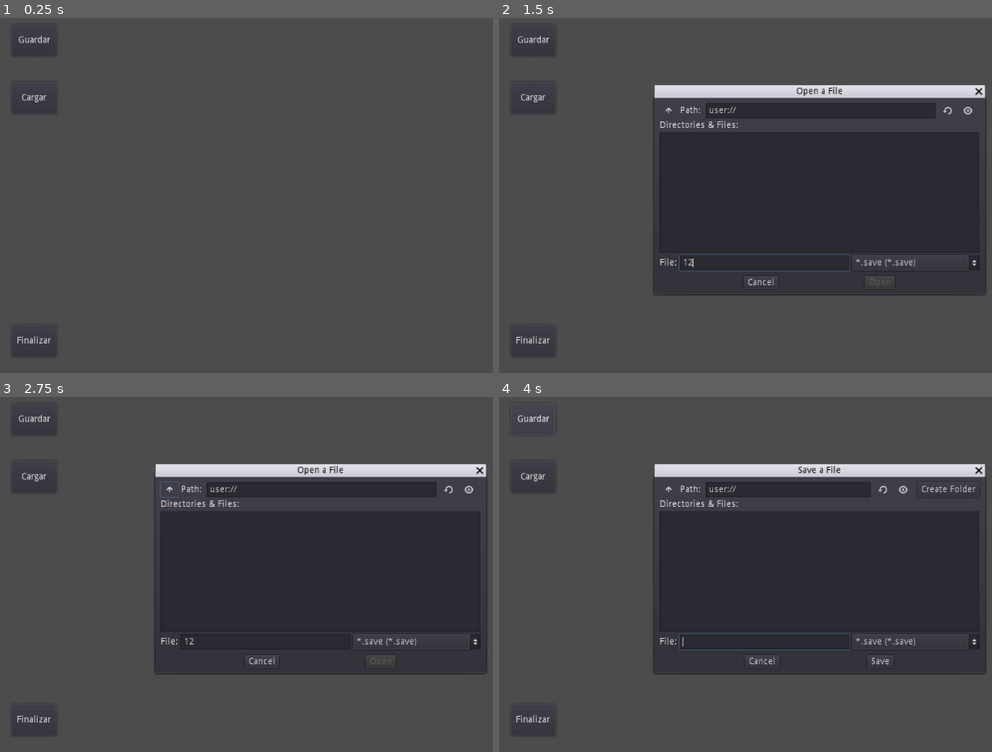
Above: before the commit, frames 1-4 (two rows, left to right).
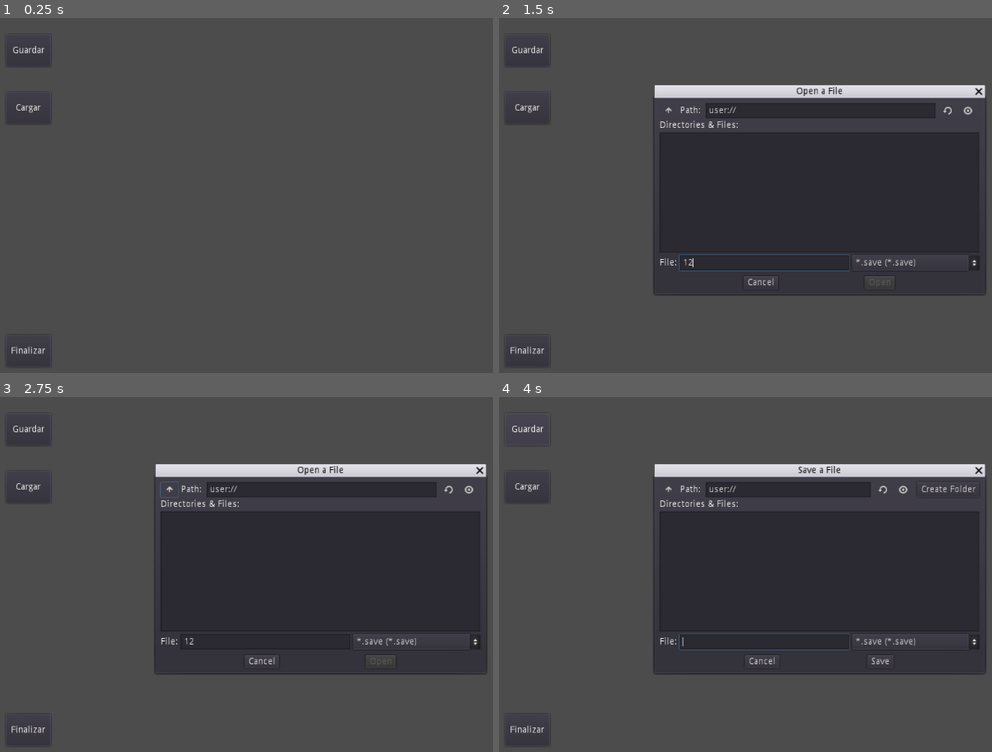
Above: after the commit, the same moments.

Repository: SergioJimenezM/EditorDeMapas
Game: Godot game, scene res://mapaProvicional.tscn
The game is run twice, just before and just after one commit, with the same random seed, the same clock (stepped at 60 frames per second) and the same inputs.
Inputs (mouse positions are in pixels of both pictures, inside the frame that each line leads up to):
- Up to frame 1 (0.25 s): no input
- Up to frame 2 (1.5 s): click "Cargar" at 0.5 s; click (765, 262) at 1.27 s; type "12" at 1.35 s
- Up to frame 3 (2.75 s): click (167, 489) at 2 s
- Up to frame 4 (4 s): click (666, 489) at 2.75 s; click "Guardar" at 3.5 s

The runs differ from the first frame. In frame 1, 0.4% of the frame differs, in the area x 1-11%, y 4-99%; in frame 2, 0.4%; in frame 3, 0.4%; in frame 4, 0.4%.

Commit message:
reparada la camara

Diff:
--- a/scripts/camara.gd
+++ b/scripts/camara.gd
@@ -3,6 +3,8 @@
 export var velocidadDeLaCamara = 15
 
 func _process(delta):
+	var posicion =  get_global_position()
+	var botonera = $botonera.get_global_position()
 	#Guarda un bit hacia la direccion del movimiento en eje X
 	var moverX = int(Input.is_action_pressed("ui_left")) - int(Input.is_action_pressed("ui_right"))
 	#guarda un bit hacia la direccion del movimiento en eje Y
@@ -10,17 +12,22 @@
 	#Se necesita el delta * velocidad de movimiento dos veces en la formula
 	#por tanto se aplica esta parte de la formula ahorrando un proceso
 	var DeltaMultiplicado = velocidadDeLaCamara * delta
-	position.x = lerp(position.x, position.x - moverX * velocidadDeLaCamara, DeltaMultiplicado)
-	position.y = lerp(position.y, position.y - moverY * velocidadDeLaCamara, DeltaMultiplicado)
+	posicion.x = lerp(posicion.x, posicion.x - moverX * velocidadDeLaCamara, DeltaMultiplicado)
+	posicion.y = lerp(posicion.y, posicion.y - moverY * velocidadDeLaCamara, DeltaMultiplicado)
 	#lerp es interpolacion lineal
 	#consigue un valor perteneciente a la función asociada que estamos creando
 	#la formula traza una recta entre dos valores y así se calcula el movimiento
-#	if position.x <= 1000 and position.x >= -1000:
-#		position.x = lerp(position.x, position.x - moverX * velocidadDeLaCamara, DeltaMultiplicado)
-#	else:
-#		position.x = position.x + 10 + (-1 * moverX) #rebote por limite del mapa
-
-#	if position.y <= 1000 and position.y >= -1000:
-#		position.y = lerp(position.y, position.y - moverY * velocidadDeLaCamara, DeltaMultiplicado)
-#	else:
-#		position.y = position.y + 10 +(-1 * moverY) #rebote por limite del mapa y invertir signo
+	print($botonera.get_global_position())
+	#tomar la botonera y fijarla en posiciones relativas a estas
+	if posicion.x >= 680:#No son 1200 reales
+		posicion.x = posicion.x - 10
+	if posicion.x <= -685:
+		posicion.x = posicion.x + 10
+	if posicion.y >= 900:
+		posicion.y = posicion.y - 10
+	if posicion.y <= -900:
+		posicion.y = posicion.y + 10
+	botonera.x = (posicion.x - 525)
+	botonera.y = (posicion.y - 290)
+	$botonera.set_global_position(botonera)#hay que alterar esta posicion
+	set_global_position(posicion)
